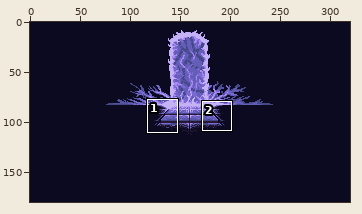
One commit to this sprite sheet: Assets/Art/Menu BG.png. Above: a wide view before the commit, with the close-up outlined.
Close-up. As it was:
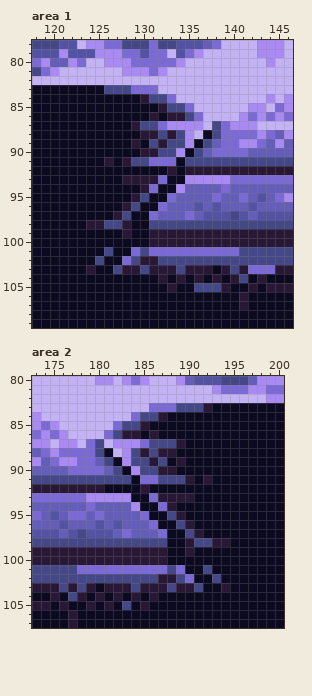
The file is 320x180 pixels. Shown: area 1: x 118..146, y 78..109; area 2: x 173..200, y 80..107.
And afterwards:
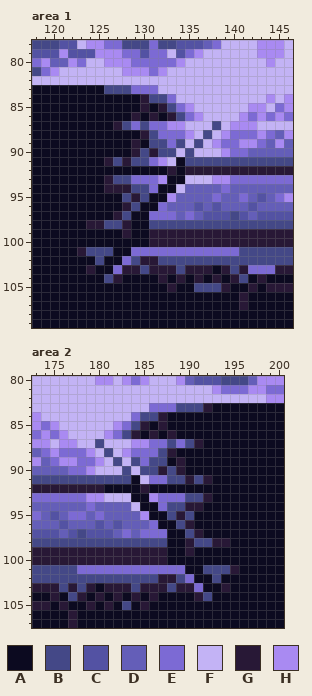
Palette (. is transparent): A #0c0a20  B #444887  C #5352a3  D #645eb8  E #7c6ad4  F #c3b3f5  G #281836  H #a98af2
Difference:
Changed rows in their new state; - is an unchanged pixel.
Area 1:
first column x 126:
 85 ----G---EH----
 86 ---G----BEH---
 87 -GBE-E---FF--F
 88 -----BEEE--BFH
 89 ------BE-FBFH-
 90 ---GB---FBFFFH
 91 -B----HF------
 93 GBBEEEH--FFF--
 94 GGGBB---F-----
 95 --B----H------
 97 ------EE------
first column x 123:
101 GBB----E
103 ----E---
104 ---BG---
Area 2:
first column x 179:
 85 ---HE---G-----
 86 --HEB----G----
 87 F--FF-HEE-EBG-
 88 HFB--EEEB-----
 89 -HFBF-EB------
 90 HFFFBF---BG---
 91 ------F-E---B-
 93 --FFF--HEEEBBG
 94 -----F---BBGG-
 95 ------H----B--
 97 ------EE------
first column x 188:
101 E----BBG
103 ---E----
104 ---GB---
Pixel boxes of the changes (left, top, right, bottom) in both close-ups:
changed: (77, 103, 230, 283)
changed: (86, 421, 212, 538)
changed: (167, 565, 239, 601)
